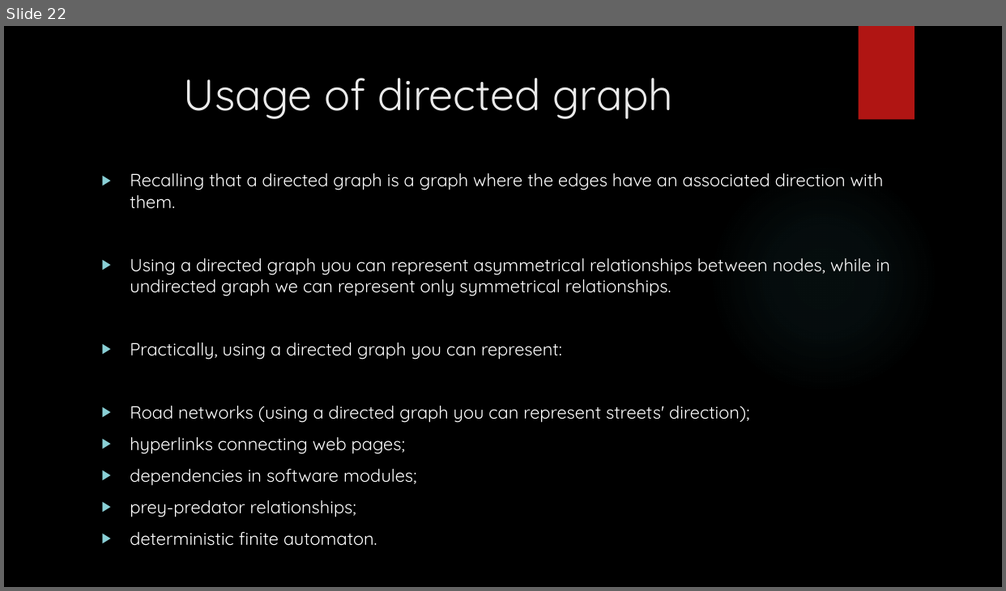
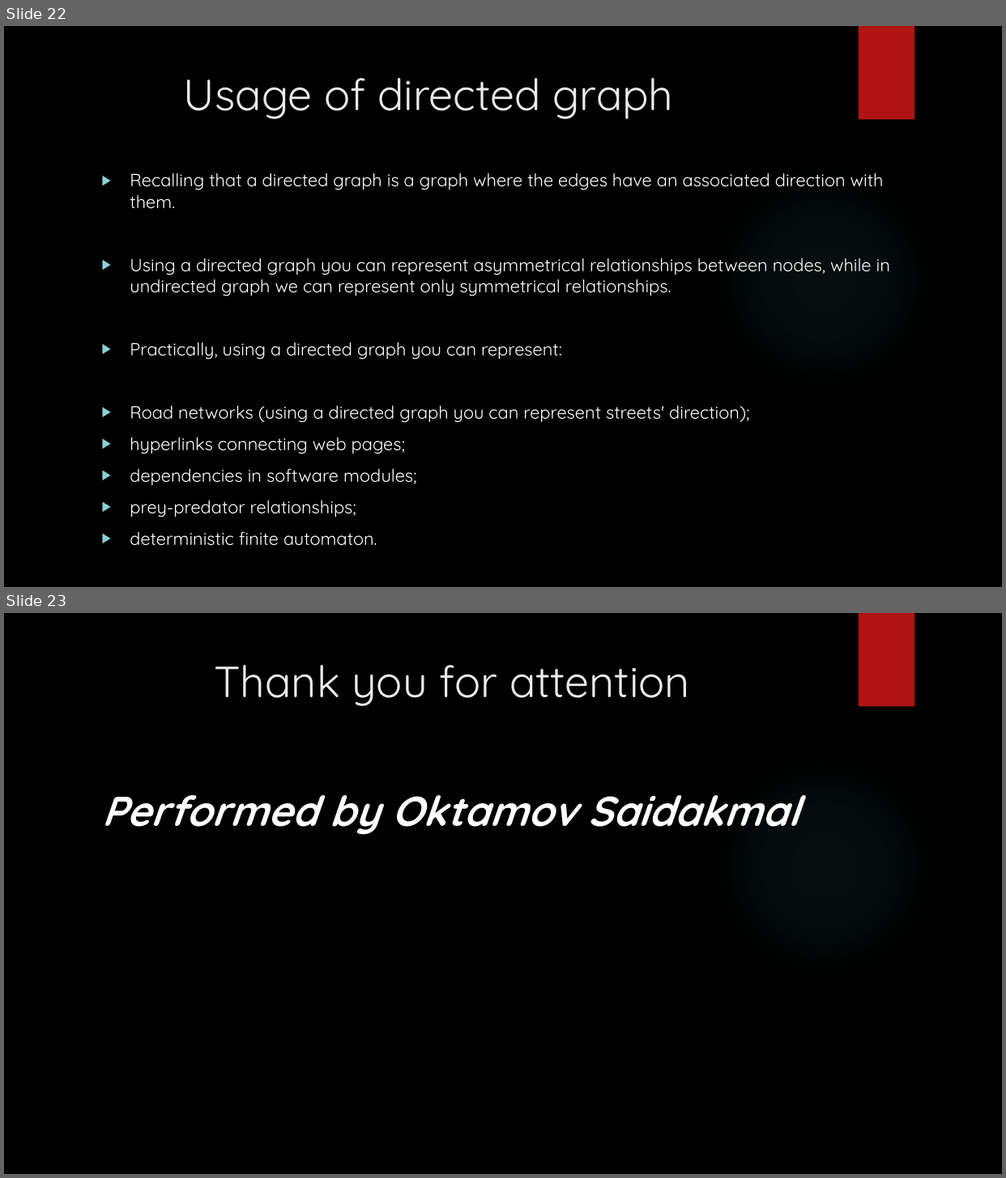
Before and after one commit to M1racle-Heen/Midterm, a slide deck: Презентация Microsoft PowerPoint.pptx. Shown one above the other, each under a label of ours: slide 22 before the commit, slides 22 and 23 after it. The pictures are 1006x591 and 1006x1178 pixels, drawn with LibreOffice and Linux fonts; fonts in the diff are those of the drawing; background and template pictures are left out. Boxes give left, top, right and bottom in pixels: in the first picture for what was removed or moved away, otherwise in the second. Text is boxed around its words. In the diff, an @@ line names an element or a change of style, - is before the commit and + after.

```diff
--- a/Презентация Microsoft PowerPoint.pptx
+++ b/Презентация Microsoft PowerPoint.pptx
@@ slide 23 added at [4,613,1002,1174], background picture (left out); not listed: 2 template elements that a slide beside it also shows @@
@@ title added at [214,665,690,706], 42 pt, text #EBEBEB @@
+Thank you for attention
@@ text added at [102,795,799,835], 40 pt, text #FFFFFF, bold, italic @@
+Performed by Oktamov Saidakmal
```
Also in this commit, not shown: 1 other file.
